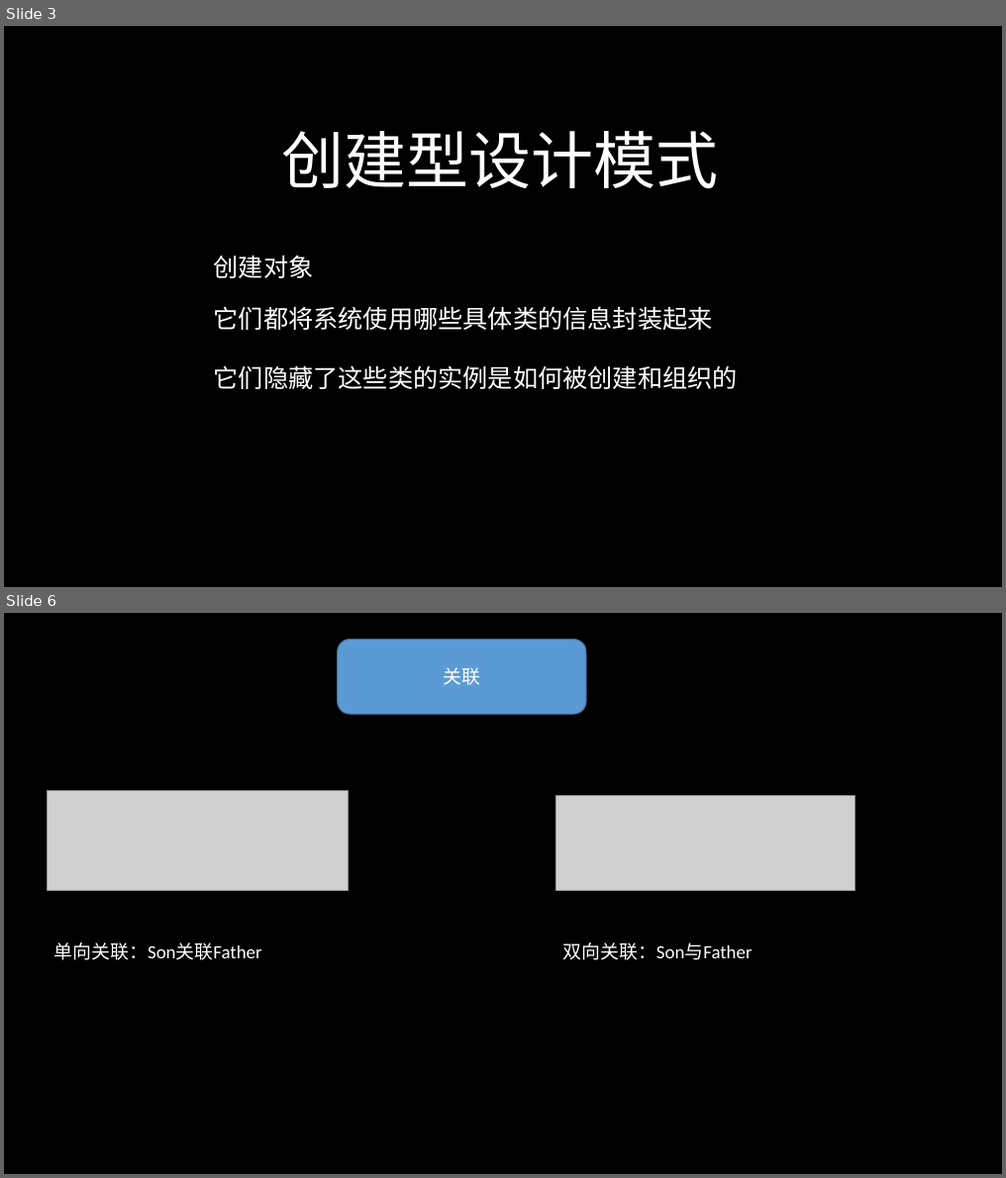
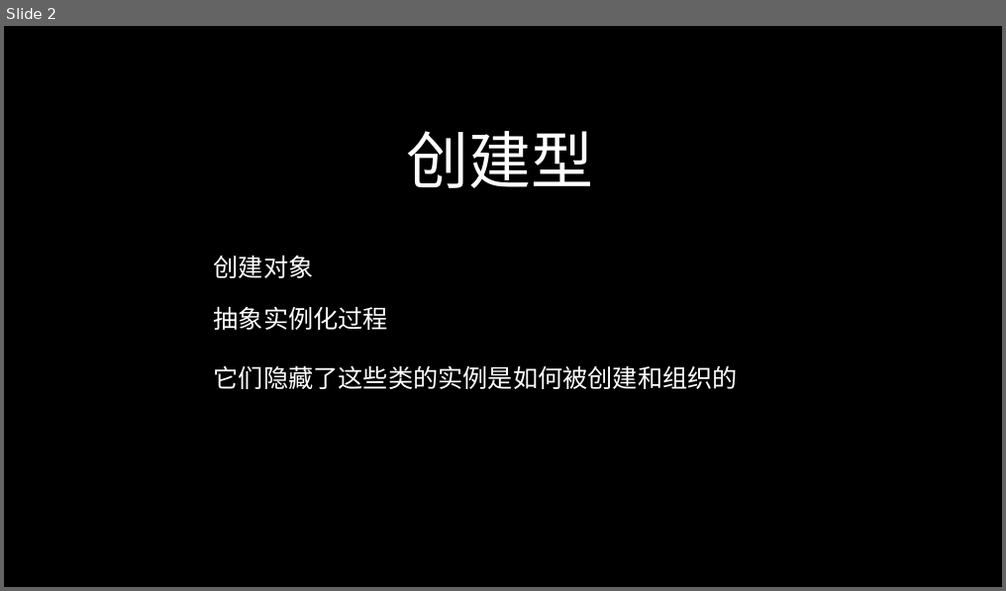
Before and after one commit to 643364103/design, a slide deck: designpattern/ppt/设计模式（三）.pptx. Shown one above the other, each under a label of ours: slides 3 and 6 before the commit, slide 2 after it; the slides between them are not shown. The pictures are 1006x1178 and 1006x591 pixels, drawn with LibreOffice and Linux fonts; fonts in the diff are those of the drawing; grey boxes stand for pictures. Boxes give left, top, right and bottom in pixels: in the first picture for what was removed or moved away, otherwise in the second. Text is boxed around its words. In the diff, an @@ line names an element or a change of style, - is before the commit and + after.

```diff
--- a/designpattern/ppt/设计模式（三）.pptx
+++ b/designpattern/ppt/设计模式（三）.pptx
@@ slide 6 removed at (x1=4, y1=613, x2=1002, y2=1174), background #000000 @@
@@ rounded rectangle removed at (x1=338, y1=639, x2=586, y2=714) @@
-关联
@@ picture removed at (x1=48, y1=790, x2=348, y2=890) @@
@@ picture removed at (x1=555, y1=796, x2=855, y2=891) @@
@@ text removed at (x1=54, y1=943, x2=262, y2=960) @@
-单向关联：Son关联Father
@@ text removed at (x1=562, y1=943, x2=751, y2=960) @@
-双向关联：Son与Father
@@ what was slide 3 is now slide 2 @@
@@ slide 2 changed as well @@
@@ text at (x1=407, y1=131, x2=594, y2=188): text changed @@
-创建型设计模式
+创建型
@@ text at (x1=214, y1=306, x2=388, y2=330): text changed @@
-它们都将系统使用哪些具体类的信息封装起来
+抽象实例化过程
```
Also in this commit, not shown: 1 other slide changed, 4 slides added, 16 other slides removed, 7 other files.
